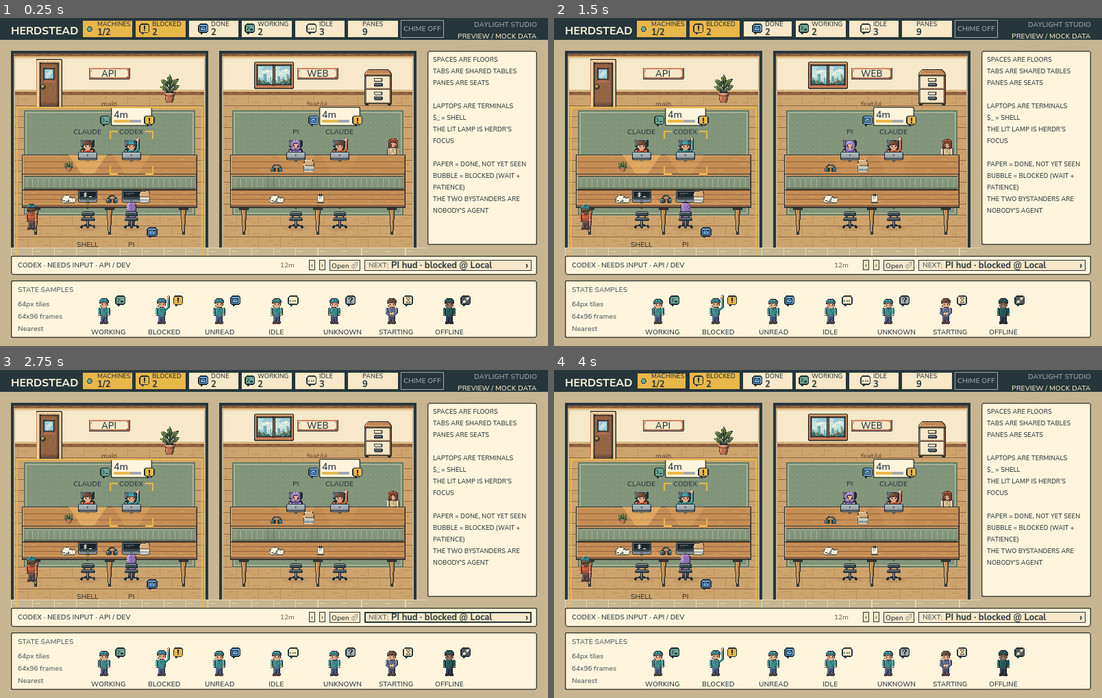
Above: before the commit, frames 1-4 (two rows, left to right).
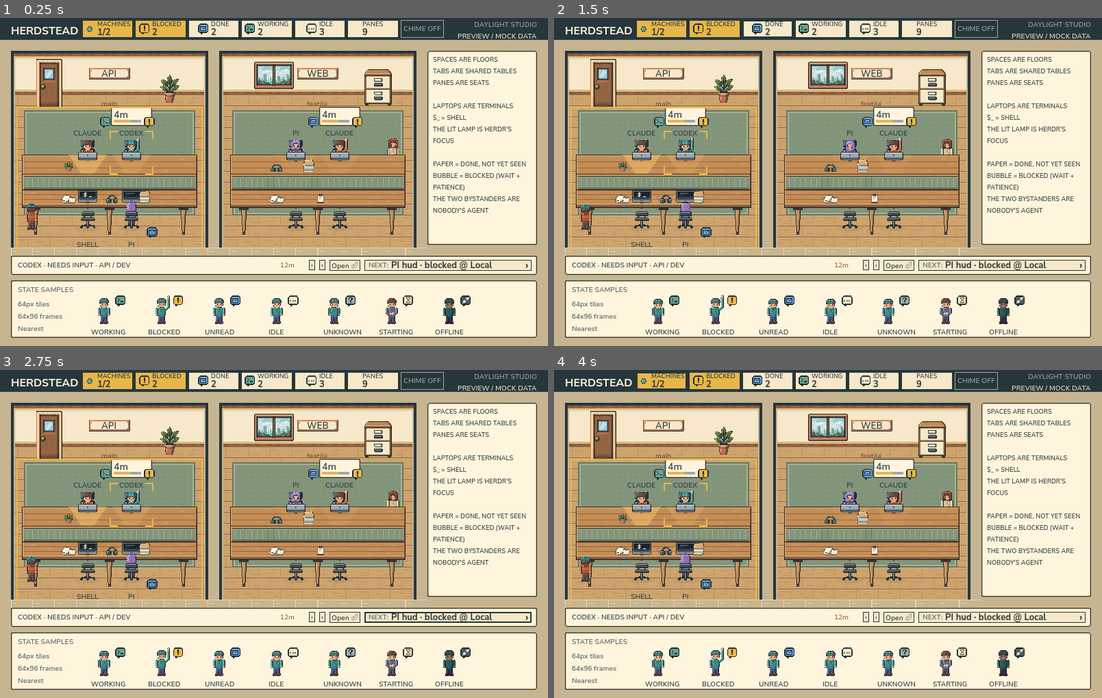
Above: after the commit, the same moments.

Repository: herdstead/herdstead
Game: Godot game, scene res://scenes/preview.tscn
The game is run twice, just before and just after one commit, with the same random seed, the same clock (stepped at 60 frames per second) and the same inputs. This scene is started directly instead of the project's main scene.
Inputs (mouse positions are in pixels of both pictures, inside the frame that each line leads up to):
- Up to frame 1 (0.25 s): no input
- Up to frame 2 (1.5 s): click (767, 27) at 0.5 s; click (767, 27) at 1.25 s
- Up to frame 3 (2.75 s): click (449, 616) at 2 s
- Up to frame 4 (4 s): click (1003, 616) at 2.75 s; click (663, 379) at 3.5 s

The runs differ from the first frame. In frame 1, 0.2% of the frame differs, in the area x 13-67%, y 29-36%; in frame 2, 0.2%; in frame 3, 0.2%; in frame 4, 0.2%.

Commit message:
people: a smaller head and a slimmer body, about three heads tall
The pixel people were about 2.3 heads tall: a 10x10-cell head (12 wide
with its hair) over a 10-wide torso, and trousers joined down to the
shins. The rig now draws:

- an 8x8-cell head at (12, 13); the chin stays where it was, so the
  hair's top is 2 units lower and everything from the neck down keeps
  its rows (seated torso, desk arms and the cup at the mouth still meet
  the table as before);
- an 8-wide torso, the arms one cell further in, the bent raised arm
  starting at the new torso edge (its elbow stays at column 25);
- trousers as two hip rows over two separate legs;
- hair, caps and hoods redrawn for the smaller head (same brim rule);
- glasses without a full ring, which read as a mask on an 8-cell face:
  round is the bridge and a rim under each eye, square is browline;
- the cup at the mouth one row lower, clear of the eyes.

Measured over every frame: seated head top -31 (was -33), bent raised
hand -36 (was -38), straight -38 (was -40), width -8..8 (was -9..9).
The far plate, badge and lens line move 2 down so the plate's baseline
stays 9 above the seated head; the docs carry the new numbers.

Re-pinned in tools/test_pixel_people.py because what people.json draws
changed: the six density-1 sheet hashes and the skin canvas sizes (head
16x16, side cap 24x8). The art commit that follows repaints the skins
for the new envelopes; this commit and that one must land together.

Co-Authored-By: Claude Opus 5.5 (1M context) <noreply@anthropic.com>
Claude-Session: https://claude.ai/code/session_01XwNkJ9eTeohoLyMjsMfgdR

Diff:
--- a/scripts/world/station.gd
+++ b/scripts/world/station.gd
@@ -55,36 +55,36 @@
 ##
 ## The lens line (OfficeLens, while `L` is held): how long this agent has been
 ## in its state, one line of it. Far: left of the badge, level with its top
-## rows and right over the plate (x -30..18, y -65..-53; the badge is drawn at
+## rows and right over the plate (x -30..18, y -63..-51; the badge is drawn at
 ## x 18..34), where the bubble would be and is not drawn meanwhile; table-local
-## it starts at -133, inside the -150 the decor is planned around. Near: under
+## it starts at -131, inside the -150 the decor is planned around. Near: under
 ## the plate, as wide (y 34..46, table-local 56..68, inside the 72). Over a
 ## worker resting away: above their badge (y -75..-63 over the feet; the badge
 ## is drawn at -63..-47).
-const LENS_AT := {"far": Vector2(-30, -65), "near": Vector2(-38, 34)}
+const LENS_AT := {"far": Vector2(-30, -63), "near": Vector2(-38, 34)}
 const LENS_SIZE := {"far": Vector2(48, 12), "near": Vector2(76, 12)}
 const AWAY_LENS_AT := Vector2(-24, -75)
 const AWAY_LENS_SIZE := Vector2(48, 12)
 ## Measured on the pixel people (every frame of the track, both layers, x and y
-## from the feet): seated, the head reaches y = -33 and a blocked worker's
-## raised hand -38 (the bent arm); standing
-## (in the pantry), the head spans y -38..-25; every figure is x -9..9 (12
+## from the feet): seated, the head reaches y = -31 and a blocked worker's
+## raised hand -36 (the bent arm); standing
+## (in the pantry), the head spans y -37..-25; every figure is x -8..8 (12
 ## with a raised hand). The plate's
 ## text is 11 units from its top to the baseline at this font. A far plate's
 ## baseline sits 9 above the seated head: 4 above a raised hand, which it never
 ## touches. The far badge rests on the plate's row; near labels hang off the
 ## chair, not the head.
 const PLATE_SIZE := Vector2(76, 12)
-const PLATE_AT := {"far": Vector2(-38, -53), "near": Vector2(-38, 22)}
-const BADGE_AT := {"far": Vector2(26, -53), "near": Vector2(30, 20)}
-## The mark's top corners run level with the far plate's text, 14 above the
-## seated head, as they did; its foot follows, 17 below the seat.
+const PLATE_AT := {"far": Vector2(-38, -51), "near": Vector2(-38, 22)}
+const BADGE_AT := {"far": Vector2(26, -51), "near": Vector2(30, 20)}
+## The mark has not moved: its top corners ran level with the far plate's
+## text, which now sits 2 lower; its foot is 17 below the seat.
 const SELECTION_AT := Vector2(0, 13)
 ## The click target of each side, as scenes/world/station.tscn places it: a far
 ## worker's labels float above the head, a near worker's sit below the chair.
-## The far one reaches up to -70, over the badge (drawn at x 18..34, y -69..-53:
-## its pivot is its foot), except while the bubble shows: then it stops at the
-## plate's top row (-53), FAR_UNDER_BUBBLE, and the bubble's own rectangle,
+## The far one reaches up to -70, over the badge (drawn at x 18..34, y -67..-51:
+## its pivot is its foot), except while the bubble shows: then it stops at
+## -53, 2 over the plate's top row, FAR_UNDER_BUBBLE, and the bubble's own rectangle,
 ## which the badge's area lies in, answers above it. Never both under a point.
 const TARGET_OF := {"far": ^"Target/Far", "near": ^"Target/Near"}
 const FAR_AT := Vector2(0, -31)
Not shown, changed: docs/ASSET_SPEC.md
Not shown, changed: docs/WORLD_MODEL.md
Not shown, changed: tools/build_pixel_people.py
Not shown, changed: tools/test_pixel_people.py
